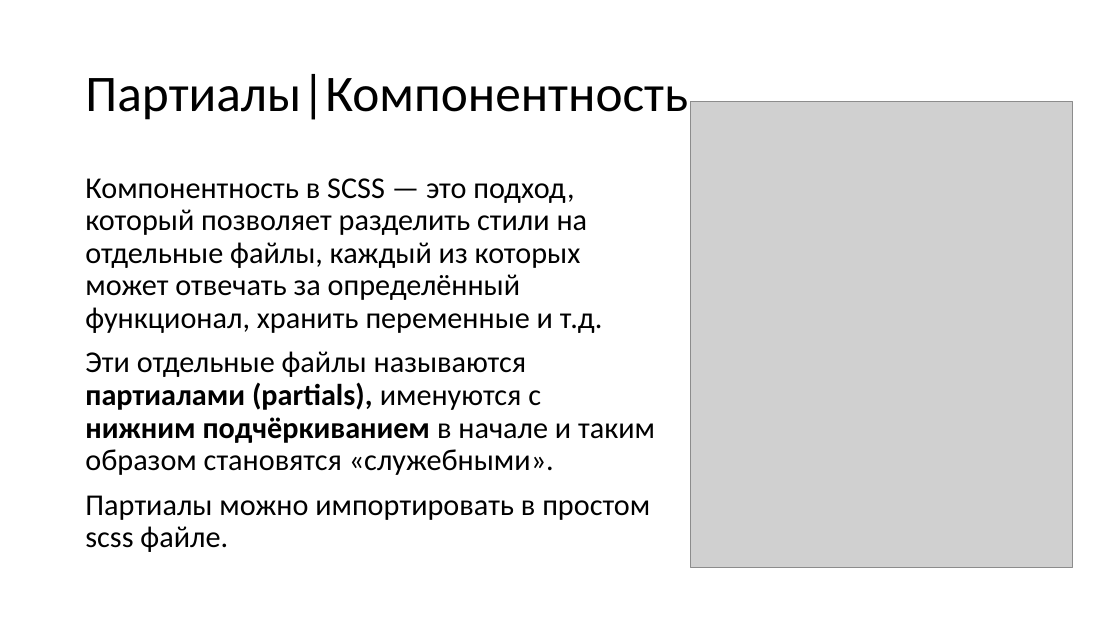
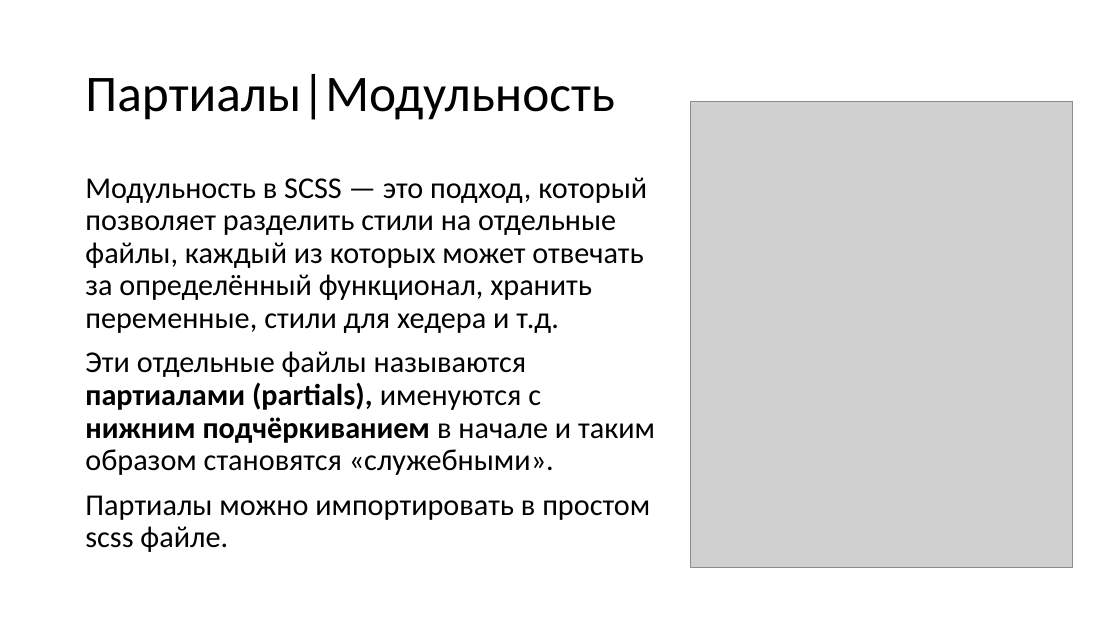
Before and after one commit to TalantRys/scss-study, a slide deck: slide 11 of sass.pptx. Drawn at 1120x630 pixels with LibreOffice and Linux fonts; fonts in the diff are those of the drawing; grey boxes stand for pictures. Boxes give left, top, right and bottom in pixels: in the first picture for what was removed or moved away, otherwise in the second. Text is boxed around its words. In the diff, an @@ line names an element or a change of style, - is before the commit and + after.

Commit message:
working on presentation 4

```diff
--- a/sass.pptx
+++ b/sass.pptx
@@ title at (85,74,615,120): text changed @@
-Партиалы|Компонентность
+Партиалы|Модульность
@@ text at (85,177,647,333): text changed @@
-Компонентность в SCSS — это подход, который позволяет разделить стили на отдельные файлы, каждый из которых может отвечать за определённый функционал, хранить переменные и т.д.
+Модульность в SCSS — это подход, который позволяет разделить стили на отдельные файлы, каждый из которых может отвечать за определённый функционал, хранить переменные, стили для хедера и т.д.
```
Also in this commit, not shown: 5 other slides changed, 7 slides added.
